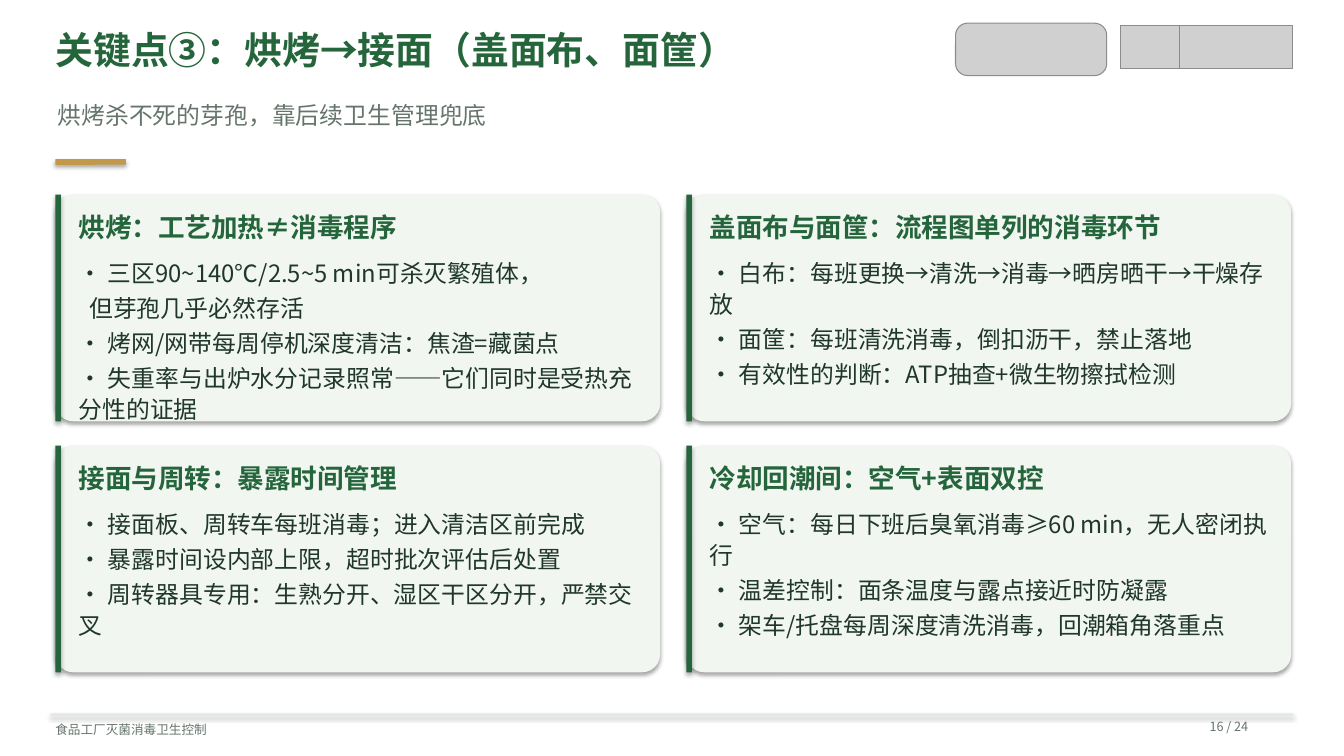
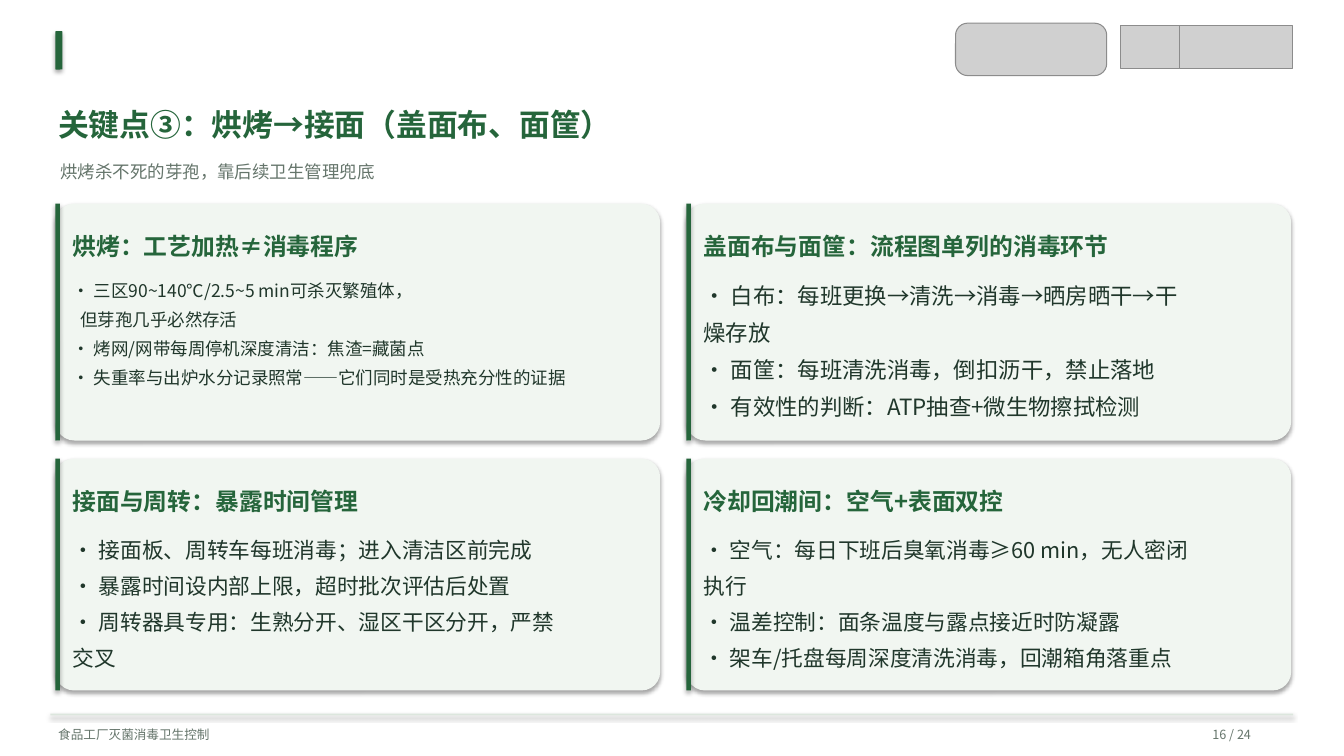
Before and after one commit to anton-z1127/zaadd, a slide deck: slide 16 of sterilization-training/presentation.pptx. Drawn at 1344x756 pixels with LibreOffice and Linux fonts; fonts in the diff are those of the drawing; grey boxes stand for pictures. Boxes give left, top, right and bottom in pixels: in the first picture for what was removed or moved away, otherwise in the second. Text is boxed around its words. In the diff, an @@ line names an element or a change of style, - is before the commit and + after.

Commit message:
Replan training slide layouts and verify rendered text bounds

```diff
--- a/sterilization-training/presentation.pptx
+++ b/sterilization-training/presentation.pptx
@@ rounded rectangle: place and size @@
-rounded rectangle at [55, 159, 126, 165]
+rounded rectangle at [55, 31, 63, 70]
@@ rounded rectangle at [55, 31, 63, 70]: fill #C2994B to #25653B @@
@@ text "关键点③：烘烤→接面（盖面布、面筐）": place and size @@
-text "关键点③：烘烤→接面（盖面布、面筐）" at [55, 31, 735, 68]
+text "关键点③：烘烤→接面（盖面布、面筐）" at [58, 109, 611, 139]
@@ text "关键点③：烘烤→接面（盖面布、面筐）" at [58, 109, 611, 139]: size 27 to 22 pt; line spacing 1 to 36.3pt; less space between paragraphs @@
@@ text "烘烤杀不死的芽孢，靠后续卫生管理兜底": place and size @@
-text "烘烤杀不死的芽孢，靠后续卫生管理兜底" at [57, 104, 486, 126]
+text "烘烤杀不死的芽孢，靠后续卫生管理兜底" at [60, 163, 375, 180]
@@ text "烘烤杀不死的芽孢，靠后续卫生管理兜底" at [60, 163, 375, 180]: size 17 to 12.5 pt; line spacing 1 to 20.6pt; less space between paragraphs @@
@@ rounded rectangle: place and size @@
-rounded rectangle at [55, 195, 660, 421]
+rounded rectangle at [55, 204, 660, 441]
@@ rounded rectangle: place and size @@
-rounded rectangle at [55, 195, 62, 421]
+rounded rectangle at [55, 204, 59, 441]
@@ rounded rectangle: place and size @@
-rounded rectangle at [687, 195, 1292, 421]
+rounded rectangle at [687, 204, 1292, 441]
@@ rounded rectangle: place and size @@
-rounded rectangle at [687, 195, 693, 421]
+rounded rectangle at [687, 204, 691, 441]
@@ text "烘烤：工艺加热≠消毒程序": place and size @@
-text "烘烤：工艺加热≠消毒程序" at [79, 214, 397, 240]
+text "烘烤：工艺加热≠消毒程序" at [72, 234, 358, 257]
@@ text "盖面布与面筐：流程图单列的消毒环节": place and size @@
-text "盖面布与面筐：流程图单列的消毒环节" at [710, 214, 1161, 240]
+text "盖面布与面筐：流程图单列的消毒环节" at [703, 234, 1108, 257]
@@ text "· 三区90~140℃/2.5~5 min可杀灭繁殖体，": place and size @@
-text "· 三区90~140℃/2.5~5 min可杀灭繁殖体，" at [79, 262, 633, 424]
+text "· 三区90~140℃/2.5~5 min可杀灭繁殖体，" at [80, 282, 566, 386]
@@ text "· 三区90~140℃/2.5~5 min可杀灭繁殖体，" at [80, 282, 566, 386]: size 17 to 12.5 pt; line spacing 1.08 to 20.6pt; less space between paragraphs @@
@@ text "· 白布：每班更换→清洗→消毒→晒房晒干→干": place and size @@
-text "· 白布：每班更换→清洗→消毒→晒房晒干→干" at [710, 262, 1264, 385]
+text "· 白布：每班更换→清洗→消毒→晒房晒干→干" at [703, 285, 1178, 417]
@@ text at [703, 285, 1178, 343]: text changed; size 17 to 16 pt @@
-· 白布：每班更换→清洗→消毒→晒房晒干→干燥存放
+· 白布：每班更换→清洗→消毒→晒房晒干→干
+燥存放
@@ text at [731, 359, 1156, 417]: size 17 to 16 pt in "· 面筐：每班清洗消毒，倒扣沥干，禁止落地", "· 有效性的判断：ATP抽查+微生物擦拭检测"; line spacing 1.08 to 26.4pt; less space between paragraphs @@
@@ rounded rectangle: place and size @@
-rounded rectangle at [55, 446, 660, 673]
+rounded rectangle at [55, 459, 660, 691]
@@ rounded rectangle: place and size @@
-rounded rectangle at [55, 446, 62, 673]
+rounded rectangle at [55, 459, 59, 691]
@@ text "接面与周转：暴露时间管理": place and size @@
-text "接面与周转：暴露时间管理" at [79, 465, 397, 491]
+text "接面与周转：暴露时间管理" at [72, 489, 358, 512]
@@ rounded rectangle: place and size @@
-rounded rectangle at [687, 446, 1292, 673]
+rounded rectangle at [687, 459, 1292, 691]
@@ rounded rectangle: place and size @@
-rounded rectangle at [687, 446, 693, 673]
+rounded rectangle at [687, 459, 691, 691]
@@ size 19 to 17 pt; line spacing 1 to 28pt; less space between paragraphs in 4 elements at [72, 234, 358, 257], [703, 234, 1108, 257], [72, 489, 358, 512], [703, 489, 1003, 512] @@
@@ text "冷却回潮间：空气+表面双控": place and size @@
-text "冷却回潮间：空气+表面双控" at [710, 465, 1044, 491]
+text "冷却回潮间：空气+表面双控" at [703, 489, 1003, 512]
@@ text "· 接面板、周转车每班消毒；进入清洁区前完成": place and size @@
-text "· 接面板、周转车每班消毒；进入清洁区前完成" at [79, 513, 633, 636]
+text "· 接面板、周转车每班消毒；进入清洁区前完成" at [72, 539, 554, 668]
@@ text at [99, 539, 532, 596]: size 17 to 15.5 pt in "· 接面板、周转车每班消毒；进入清洁区前完成", "· 暴露时间设内部上限，超时批次评估后处置"; line spacing 1.08 to 25.6pt; less space between paragraphs @@
@@ text "· 空气：每日下班后臭氧消毒≥60 min，无人密闭": place and size @@
-text "· 空气：每日下班后臭氧消毒≥60 min，无人密闭" at [710, 513, 1267, 639]
+text "· 空气：每日下班后臭氧消毒≥60 min，无人密闭" at [703, 539, 1188, 670]
@@ text at [703, 539, 1188, 596]: text changed; size 17 to 15.5 pt @@
-· 空气：每日下班后臭氧消毒≥60 min，无人密闭执行
+· 空气：每日下班后臭氧消毒≥60 min，无人密闭
+执行
@@ text at [72, 611, 554, 668]: text changed; size 17 to 15.5 pt @@
-· 周转器具专用：生熟分开、湿区干区分开，严禁交叉
+· 周转器具专用：生熟分开、湿区干区分开，严禁
+交叉
@@ text at [730, 611, 1172, 670]: size 17 to 15.5 pt in "· 温差控制：面条温度与露点接近时防凝露", "· 架车/托盘每周深度清洗消毒，回潮箱角落重点"; line spacing 1.08 to 25.6pt; less space between paragraphs @@
@@ text "食品工厂灭菌消毒卫生控制" at [58, 728, 209, 740]: line spacing 1 to 14.8pt; less space between paragraphs @@
@@ text "16 / 24" at [1212, 729, 1251, 739]: line spacing 1 to 14.8pt; less space between paragraphs @@
```
Also in this commit, not shown: 23 other slides changed, 5 other files.
